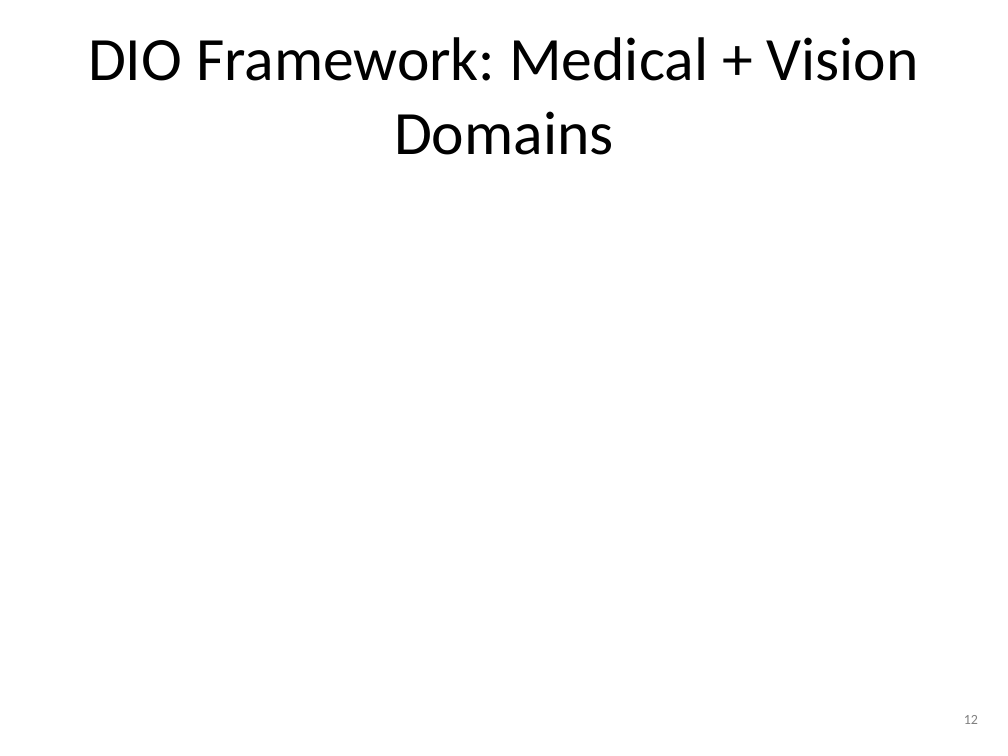
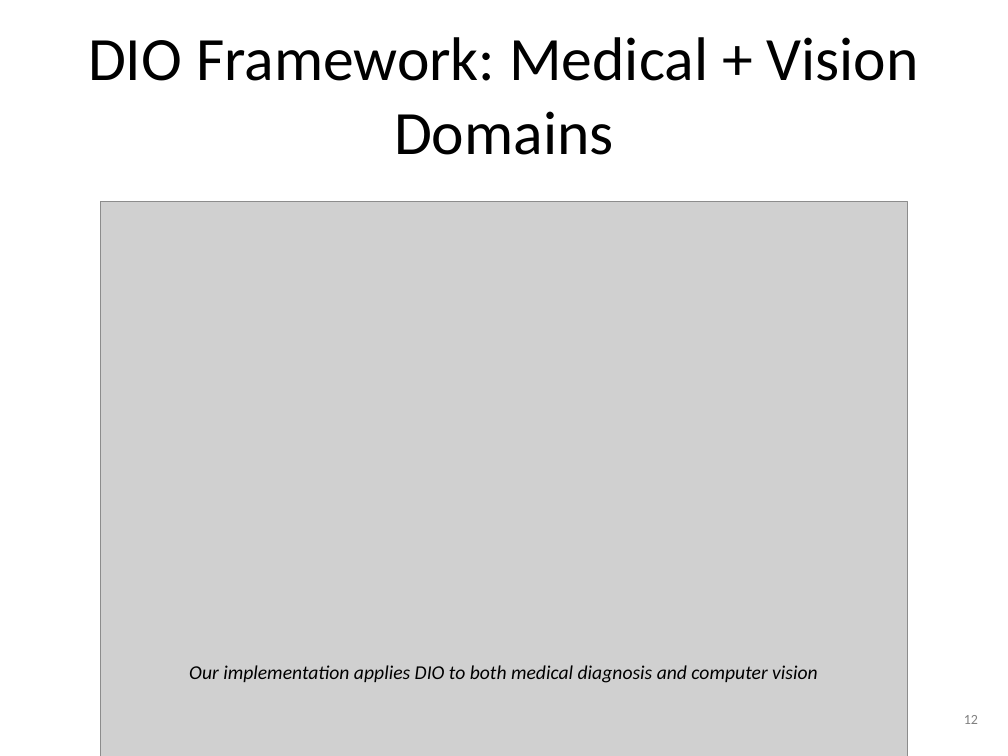
Before and after one commit to amine-dubs/dio-optimization, a slide deck: slide 12 of Presentation/DIO_Research_Presentation_v2.pptx. Drawn at 1008x756 pixels with LibreOffice and Linux fonts; fonts in the diff are those of the drawing; grey boxes stand for pictures. Boxes give left, top, right and bottom in pixels: in the first picture for what was removed or moved away, otherwise in the second. Text is boxed around its words. In the diff, an @@ line names an element or a change of style, - is before the commit and + after.

```diff
--- a/Presentation/DIO_Research_Presentation_v2.pptx
+++ b/Presentation/DIO_Research_Presentation_v2.pptx
@@ picture added at <box>101,202,907,756</box> @@
@@ text added at <box>189,665,818,683</box>, 14 pt, text #000000, italic @@
+Our implementation applies DIO to both medical diagnosis and computer vision
```
Also in this commit, not shown: 16 other slides changed, 3 slides added, 1 slide removed, 24 other files.
